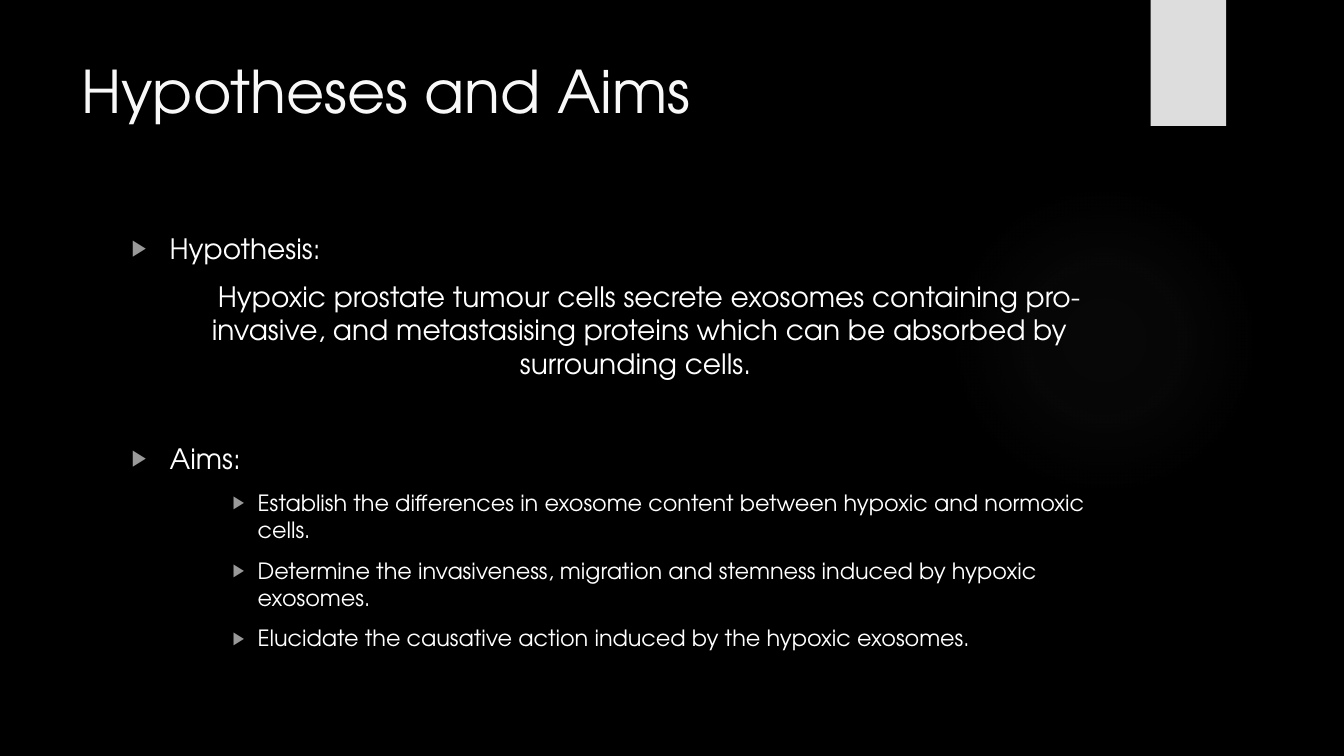
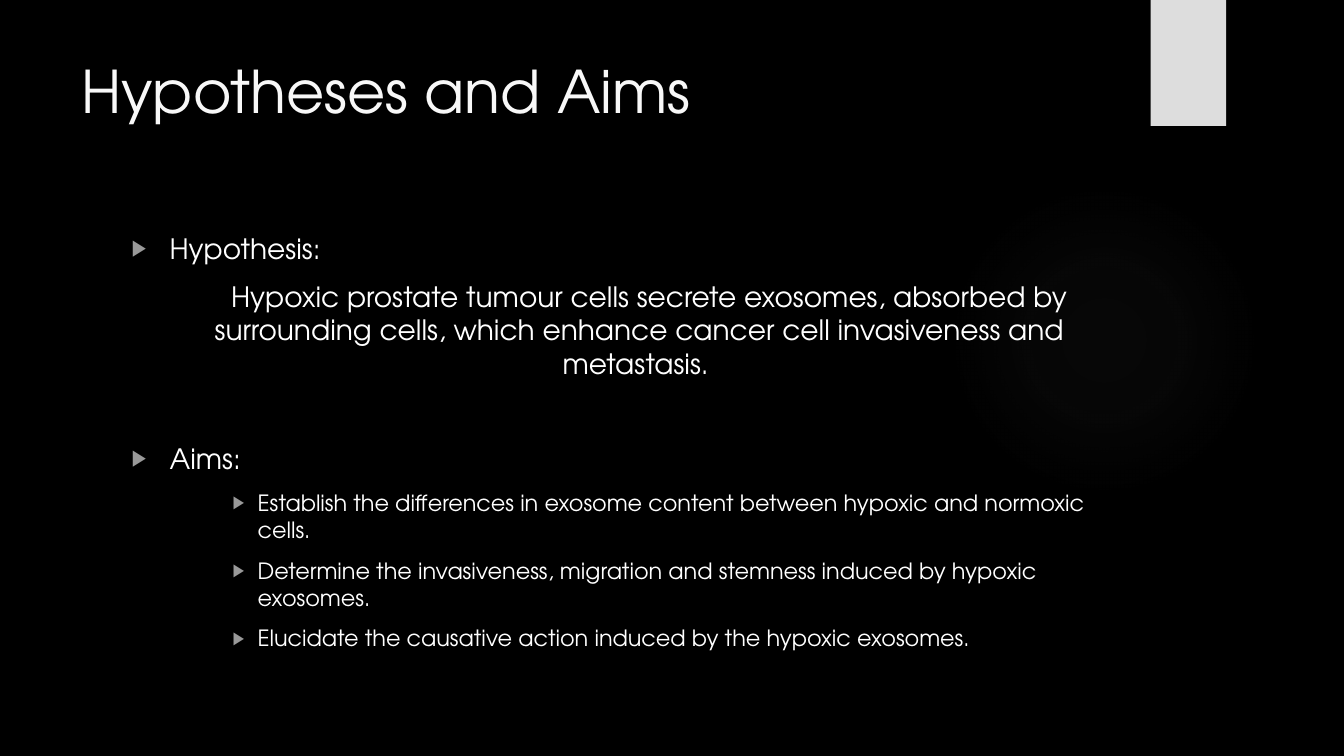
Before and after one commit to HarleyRobinson/Honours2, a slide deck: slide 5 of BackgroundInfo/JCslides.pptx. Drawn at 1344x756 pixels with LibreOffice and Linux fonts; fonts in the diff are those of the drawing; background and template pictures are left out. Boxes give left, top, right and bottom in pixels: in the first picture for what was removed or moved away, otherwise in the second. Text is boxed around its words. In the diff, an @@ line names an element or a change of style, - is before the commit and + after.

```diff
--- a/BackgroundInfo/JCslides.pptx
+++ b/BackgroundInfo/JCslides.pptx
@@ text at (x1=215, y1=286, x2=1066, y2=375): text changed @@
-Hypoxic prostate tumour cells secrete exosomes containing pro-invasive, and metastasising proteins which can be absorbed by surrounding cells.
+Hypoxic prostate tumour cells secrete exosomes, absorbed by surrounding cells, which enhance cancer cell invasiveness and metastasis.
```
Also in this commit, not shown: 9 other slides changed, 2 other files.
